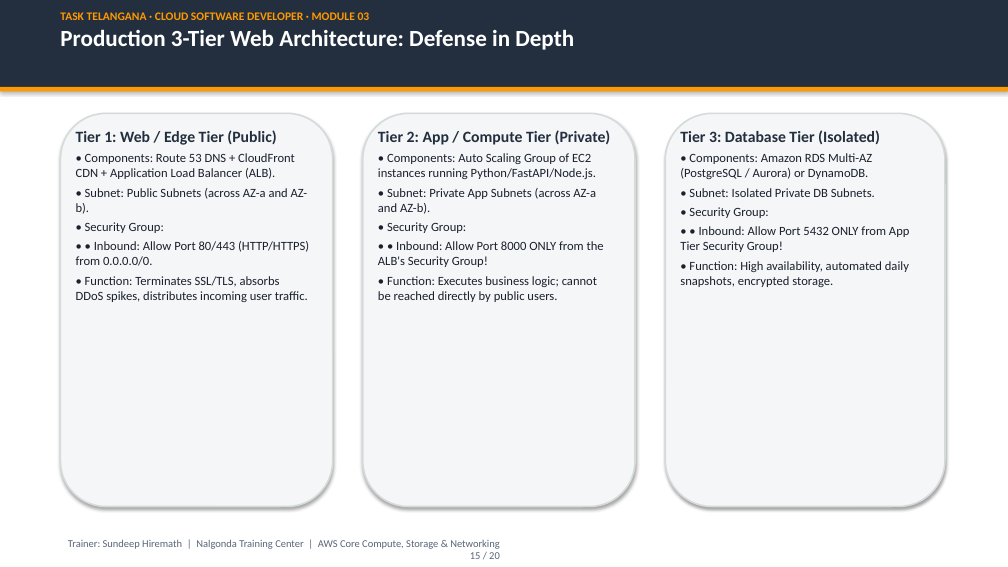
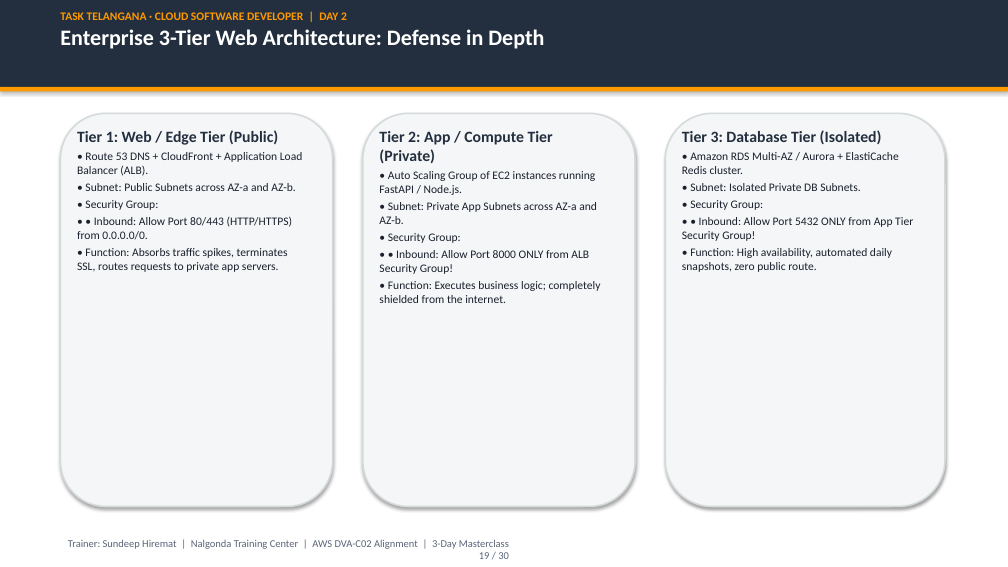
Before and after one commit to cloude-user/task, a slide deck: slide 19 of module_03_aws_core/presentation/Module_03_AWS_Core_Services_Masterclass.pptx (slide 15 before the commit). Drawn at 1008x567 pixels with LibreOffice and Linux fonts; fonts in the diff are those of the drawing. Boxes give left, top, right and bottom in pixels: in the first picture for what was removed or moved away, otherwise in the second. Text is boxed around its words. In the diff, an @@ line names an element or a change of style, - is before the commit and + after.

Commit message:
Feature/vpc networking (#3)
* docs(module03): add dedicated VPC networking & compute/storage/db master guides with analogies and diagrams

* docs(module03): expand EBS vs EFS block vs file deep dive, S3 7-tiers, HTTPS TLS handshake, and public vs private DNS

* feat(module03): infuse Tollywood cinema & Telangana kirana analogies, unify single versions, and update masterclass PPTX

* cloud-formation

---------

```diff
--- a/module_03_aws_core/presentation/Module_03_AWS_Core_Services_Masterclass.pptx
+++ b/module_03_aws_core/presentation/Module_03_AWS_Core_Services_Masterclass.pptx
@@ text at [60,12,544,49]: text changed; size 22 to 21 pt @@
-TASK TELANGANA · CLOUD SOFTWARE DEVELOPER · MODULE 03
-Production 3-Tier Web Architecture: Defense in Depth
+TASK TELANGANA · CLOUD SOFTWARE DEVELOPER | DAY 2
+Enterprise 3-Tier Web Architecture: Defense in Depth
@@ text at [77,152,303,191]: text changed; size 12 to 11 pt @@
-• Components: Route 53 DNS + CloudFront CDN + Application Load Balancer (ALB).
-• Subnet: Public Subnets (across AZ-a and AZ-b).
+• Route 53 DNS + CloudFront + Application Load Balancer (ALB).
+• Subnet: Public Subnets across AZ-a and AZ-b.
@@ text at [379,171,597,224]: text changed; size 12 to 11 pt @@
-• Components: Auto Scaling Group of EC2 instances running Python/FastAPI/Node.js.
-• Subnet: Private App Subnets (across AZ-a and AZ-b).
+• Auto Scaling Group of EC2 instances running FastAPI / Node.js.
+• Subnet: Private App Subnets across AZ-a and AZ-b.
@@ text at [682,152,899,174]: text changed; size 12 to 11 pt @@
-• Components: Amazon RDS Multi-AZ (PostgreSQL / Aurora) or DynamoDB.
+• Amazon RDS Multi-AZ / Aurora + ElastiCache Redis cluster.
@@ text at [77,200,292,240]: size 12 to 11 pt in "• Security Group:", "• • Inbound: Allow Port 80/443 (HTTP/HTTPS) ..."; less space between paragraphs @@
@@ text at [682,183,913,241]: size 12 to 11 pt in "• Subnet: Isolated Private DB Subnets.", "• Security Group:", "• • Inbound: Allow Port 5432 ONLY ..."; less space between paragraphs @@
@@ text at [388,233,460,243]: size 12 to 11 pt in "• Security Group:"; less space between paragraphs @@
@@ text at [77,248,288,272]: text changed; size 12 to 11 pt @@
-• Function: Terminates SSL/TLS, absorbs DDoS spikes, distributes incoming user traffic.
+• Function: Absorbs traffic spikes, terminates SSL, routes requests to private app servers.
@@ text at [379,250,601,303]: text changed; size 12 to 11 pt @@
-• • Inbound: Allow Port 8000 ONLY from the ALB's Security Group!
-• Function: Executes business logic; cannot be reached directly by public users.
+• • Inbound: Allow Port 8000 ONLY from ALB Security Group!
+• Function: Executes business logic; completely shielded from the internet.
@@ text at [682,248,892,272]: text changed; size 12 to 11 pt @@
-• Function: High availability, automated daily snapshots, encrypted storage.
+• Function: High availability, automated daily snapshots, zero public route.
@@ text at [68,539,509,559]: text changed @@
-Trainer: Sundeep Hiremath | Nalgonda Training Center | AWS Core Compute, Storage & Networking
-15 / 20
+Trainer: Sundeep Hiremat | Nalgonda Training Center | AWS DVA-C02 Alignment | 3-Day Masterclass
+19 / 30
```
Also in this commit, not shown: 15 other slides changed, 12 slides added, 4 slides removed, 25 other files.
